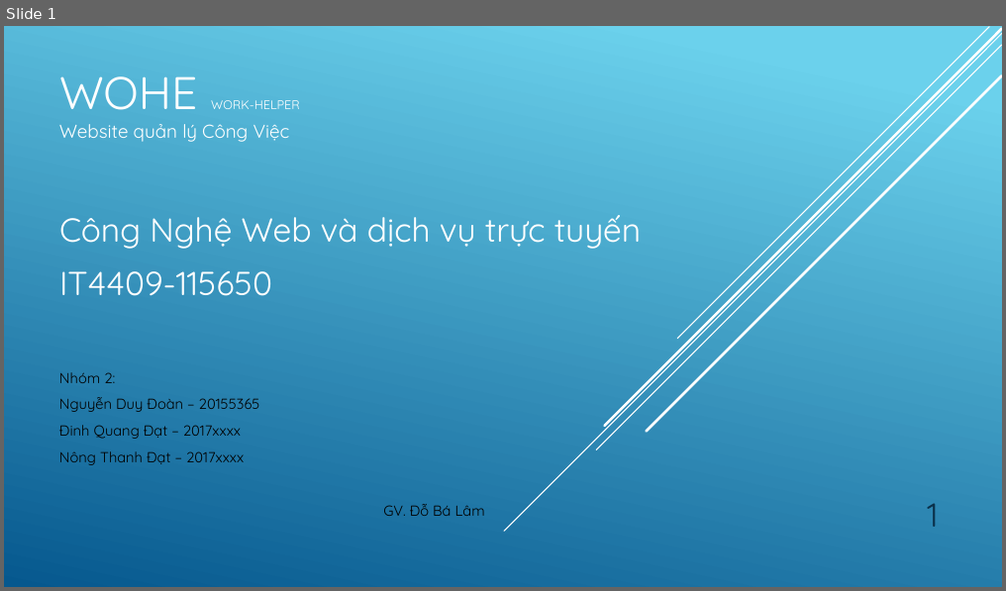
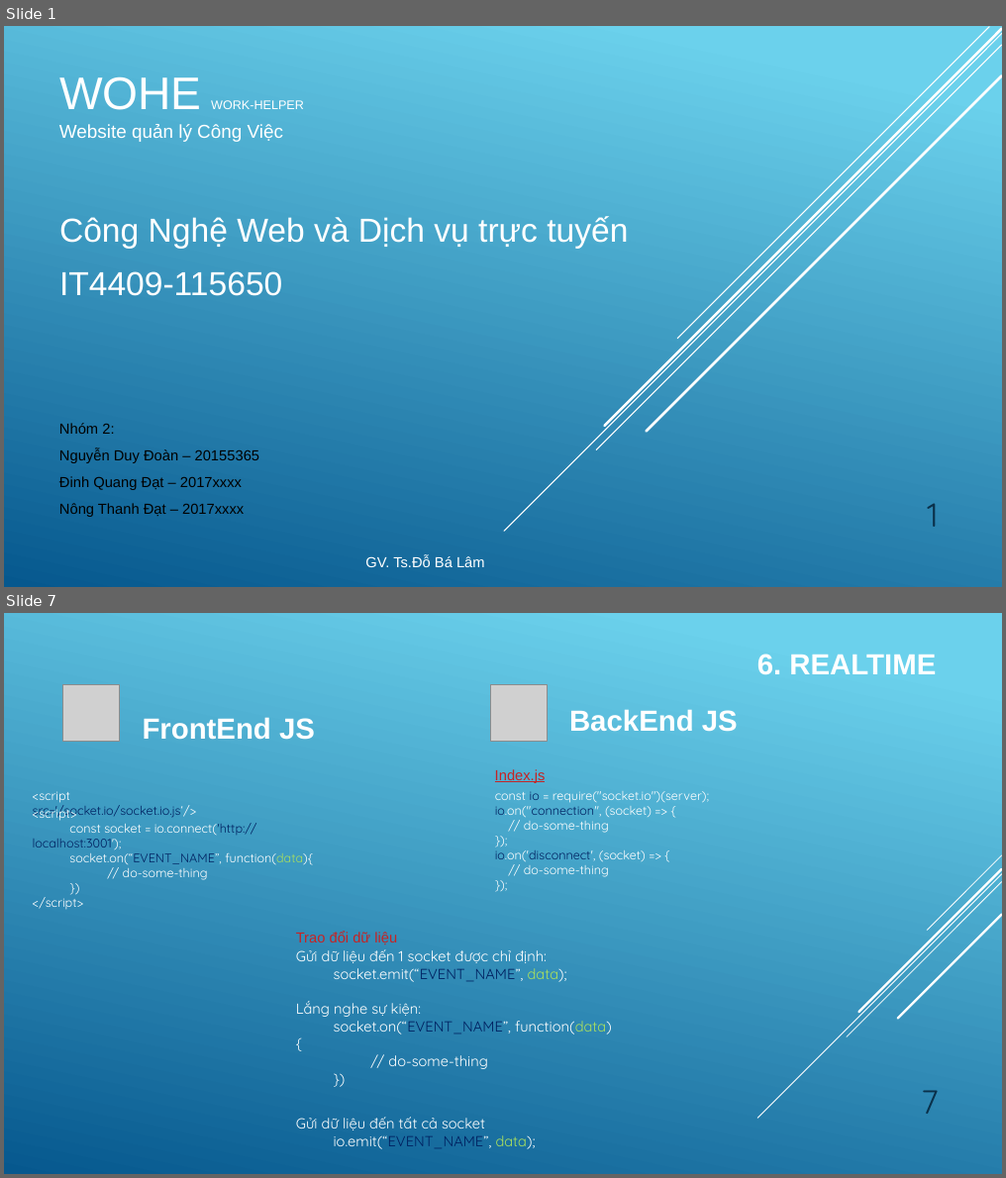
Before and after one commit to quangdat99/btl, a slide deck: Slide.pptx. Shown one above the other, each under a label of ours: slide 1 before the commit, slides 1 and 7 after it; the slides between them are not shown. The pictures are 1006x591 and 1006x1178 pixels, drawn with LibreOffice and Linux fonts; fonts in the diff are those of the drawing; grey boxes stand for pictures. Boxes give left, top, right and bottom in pixels: in the first picture for what was removed or moved away, otherwise in the second. Text is boxed around its words. In the diff, an @@ line names an element or a change of style, - is before the commit and + after.

```diff
--- a/Slide.pptx
+++ b/Slide.pptx
@@ slide 7 added at (x1=4, y1=613, x2=1002, y2=1174), background gradient #6ED2EB to #06588E @@
@@ text added at (x1=757, y1=654, x2=936, y2=674), 28 pt, text #FFFFFF, bold @@
+6. REALTIME
@@ picture added at (x1=63, y1=685, x2=119, y2=741) @@
@@ text added at (x1=143, y1=717, x2=315, y2=740), 28 pt, text #FFFFFF, bold @@
+FrontEnd JS
@@ group added at (x1=491, y1=685, x2=738, y2=877): 3 texts, 1 picture @@
+BackEnd JS
+const io = require("socket.io")(server);
+io.on("connection", (socket) => {
+// do-some-thing
+});
+io.on('disconnect', (socket) => {
+// do-some-thing
+});
+Index.js
@@ text added at (x1=33, y1=791, x2=197, y2=819), 12 pt, text #002060 @@
+<script src='/socket.io/socket.io.js‘/>
@@ text added at (x1=33, y1=805, x2=313, y2=910), 12 pt, text #FFFFFF @@
+<script>
+const socket = io.connect('http://localhost:3001');
+socket.on(“EVENT_NAME”, function(data){
+// do-some-thing
+})
+</script>
@@ text added at (x1=296, y1=931, x2=397, y2=945), 14 pt, text #C62324 @@
+Trao đổi dữ liệu
@@ group added at (x1=757, y1=856, x2=1002, y2=1118): 5 lines @@
@@ text added at (x1=296, y1=950, x2=612, y2=1069), 14 pt, text #FFFFFF @@
+Gửi dữ liệu đến 1 socket được chỉ định:
+socket.emit(“EVENT_NAME”, data);
+Lắng nghe sự kiện:
+socket.on(“EVENT_NAME”, function(data){
+// do-some-thing
+})
@@ text added at (x1=296, y1=1117, x2=536, y2=1150), 14 pt, text #FFFFFF @@
+Gửi dữ liệu đến tất cả socket
+io.emit(“EVENT_NAME”, data);
@@ page number added at (x1=921, y1=1090, x2=938, y2=1114), 32 pt, text #0A304A @@
+7
@@ slide 1 changed as well @@
@@ font Quicksand to Arial in 3 elements at (x1=59, y1=76, x2=202, y2=110), (x1=211, y1=100, x2=304, y2=109), (x1=59, y1=124, x2=283, y2=142) @@
@@ subtitle at (x1=59, y1=216, x2=628, y2=249): text changed; font Quicksand to Arial @@
-Công Nghệ Web và dịch vụ trực tuyến
+Công Nghệ Web và Dịch vụ trực tuyến
@@ subtitle at (x1=59, y1=272, x2=282, y2=296): font Quicksand to Arial in "IT4409-115650" @@
@@ text "Nhóm 2:" moved from (x1=59, y1=372, x2=485, y2=516) to (x1=59, y1=423, x2=485, y2=568) @@
@@ text at (x1=59, y1=423, x2=260, y2=517): font Quicksand to Arial in "Nhóm 2:", "Nguyễn Duy Đoàn – 20155365", "Đinh Quang Đạt – 2017xxxx", "Nông Thanh Đạt – 2017xxxx" @@
@@ text at (x1=365, y1=556, x2=485, y2=568): text changed; font Quicksand to Arial; text colour #000000 to #FFFFFF @@
-GV. Đỗ Bá Lâm
+GV. Ts.Đỗ Bá Lâm
```
Also in this commit, not shown: 6 other slides added, 6 slides removed, 2 other files.
